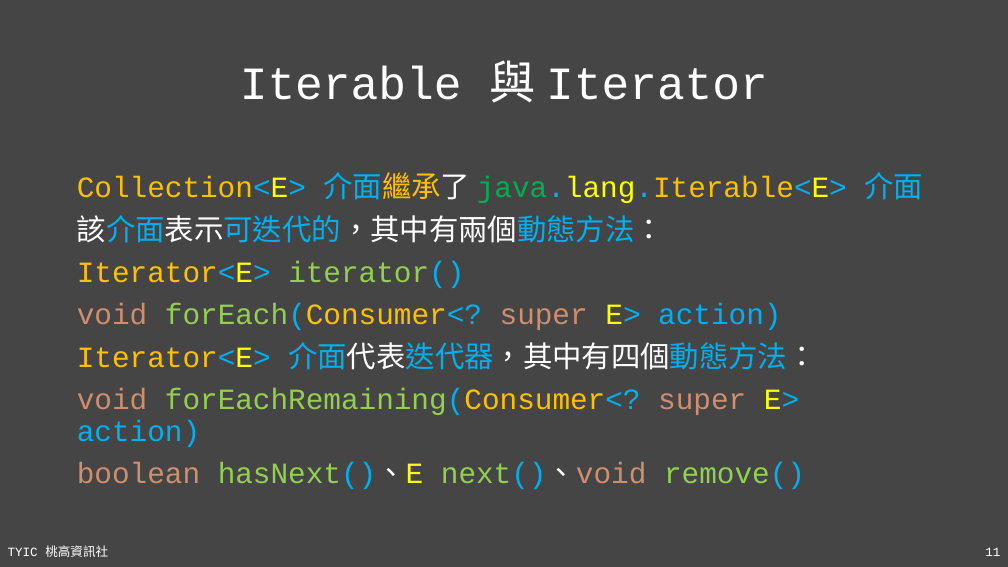
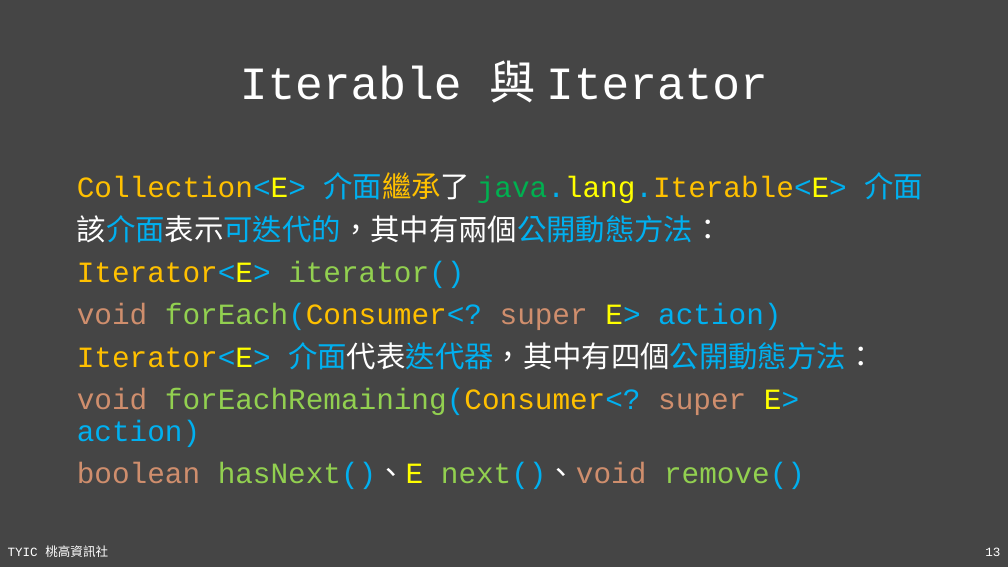
Before and after one commit to TYSHIC/slides, a slide deck: slide 13 of ppt/14_工具類別(2).pptx (slide 11 before the commit). Drawn at 1008x567 pixels with LibreOffice and Linux fonts; fonts in the diff are those of the drawing. Boxes give left, top, right and bottom in pixels: in the first picture for what was removed or moved away, otherwise in the second. Text is boxed around its words. In the diff, an @@ line names an element or a change of style, - is before the commit and + after.

```diff
--- a/ppt/14_工具類別(2).pptx
+++ b/ppt/14_工具類別(2).pptx
@@ text at (77, 215, 723, 243): text changed; text colour #FFFFFF to #00B0F0 @@
-該介面表示可迭代的，其中有兩個動態方法：
+該介面表示可迭代的，其中有兩個公開動態方法：
@@ text at (77, 342, 875, 370): text changed @@
-Iterator<E> 介面代表迭代器，其中有四個動態方法：
+Iterator<E> 介面代表迭代器，其中有四個公開動態方法：
@@ page number at (985, 547, 1000, 556): text changed @@
-11
+13
```
Also in this commit, not shown: 9 other slides changed, 7 slides added, 9 other files.
